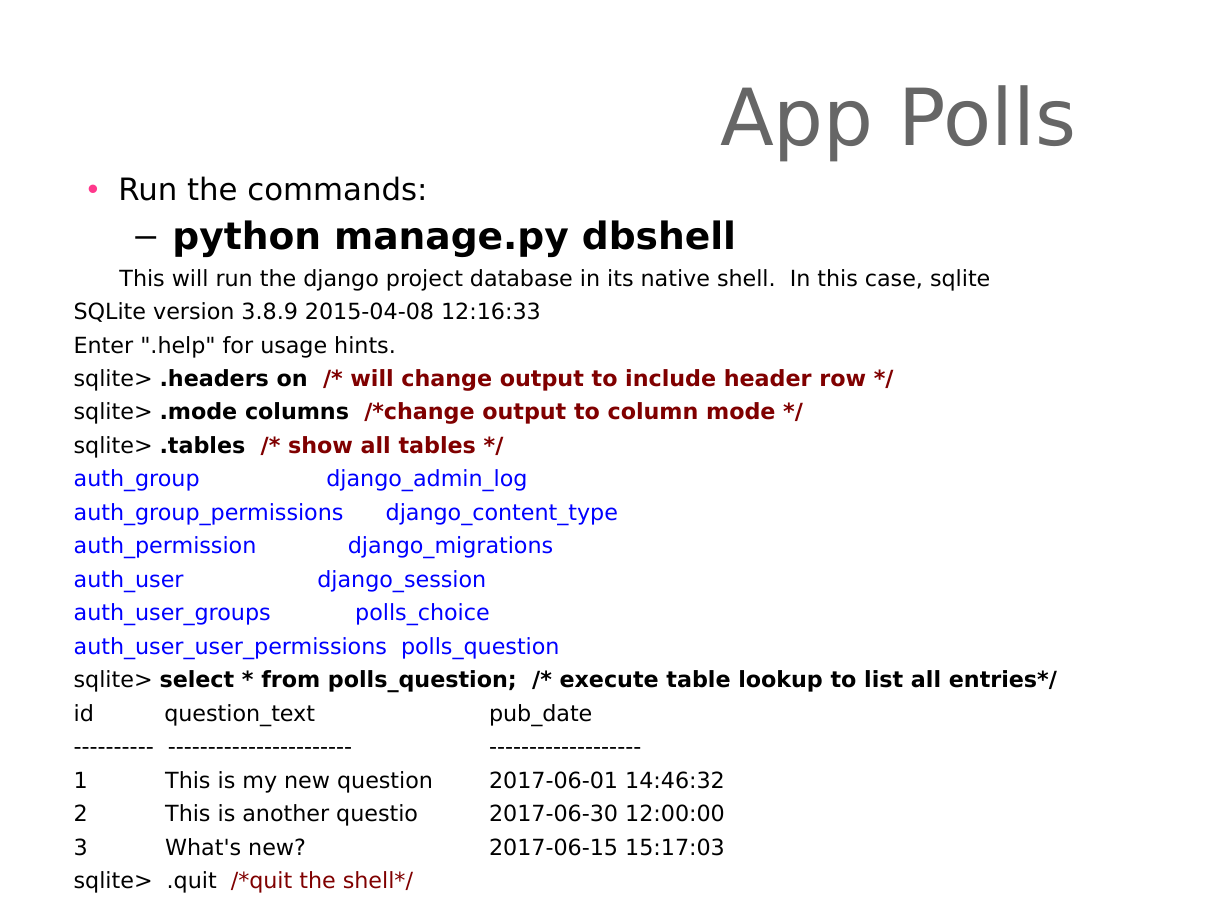
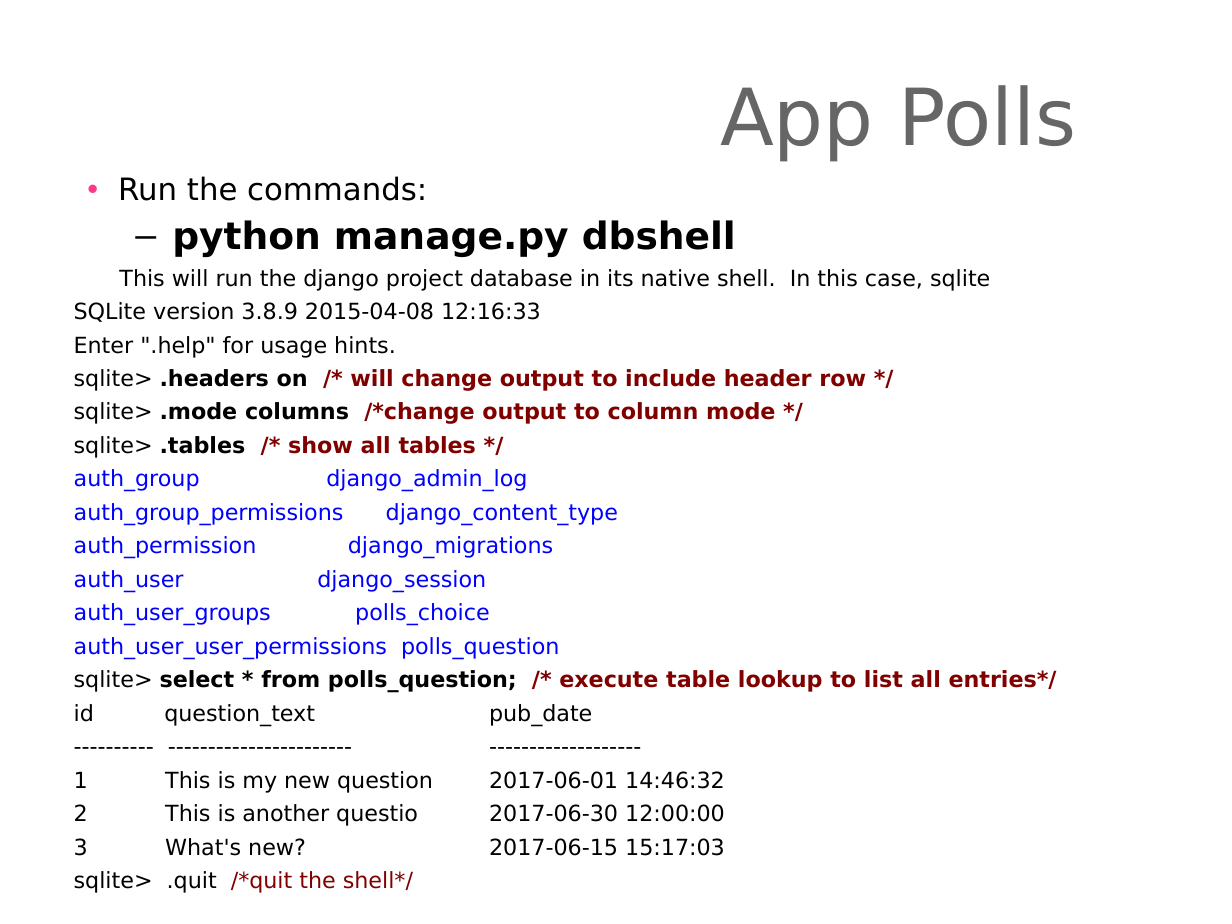
Before and after one commit to derekawilson72/CodeIT-viz-prj, a slide deck: slide 18 of Presentations/djangointroduction-Lesson02.ppt (slide 17 before the commit). Drawn at 1232x924 pixels with LibreOffice and Linux fonts; fonts in the diff are those of the drawing; background and template pictures are left out. Boxes give left, top, right and bottom in pixels: in the first picture for what was removed or moved away, otherwise in the second. Text is boxed around its words. In the diff, an @@ line names an element or a change of style, - is before the commit and + after.

```diff
--- a/Presentations/djangointroduction-Lesson02.ppt
+++ b/Presentations/djangointroduction-Lesson02.ppt
@@ text at <box>74,670,1057,693</box>: text colour #000000 to #800000 in "/* execute table lookup to list all ..." @@
```
Also in this commit, not shown: 1 other slide changed, 1 slide added, 3 other files.
